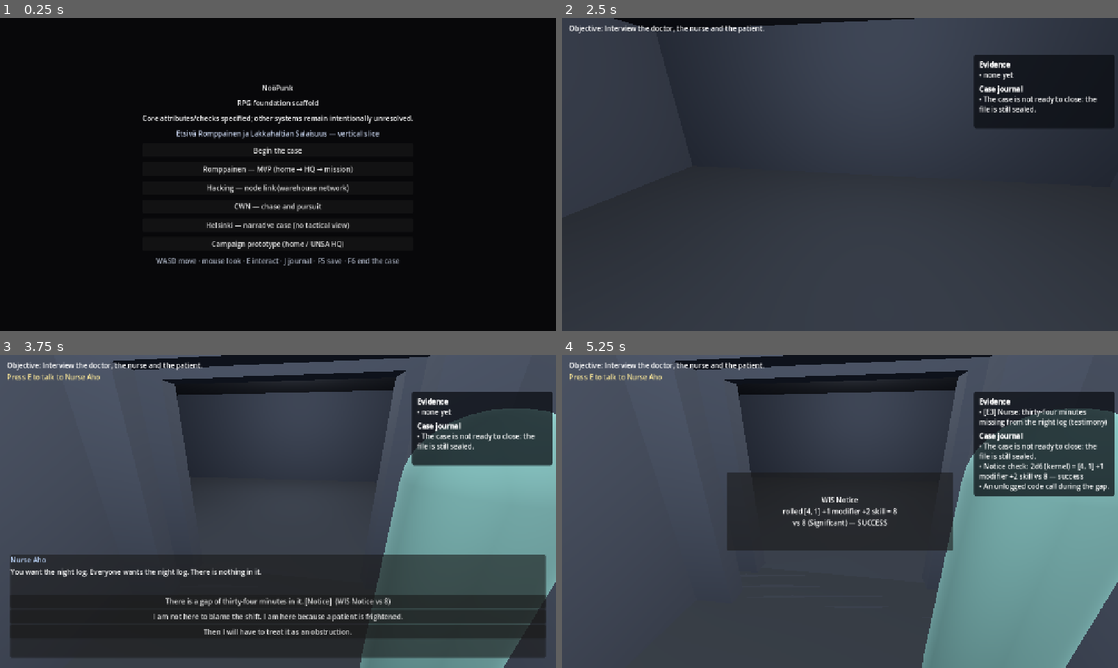
Above: before the commit, frames 1-4 (two rows, left to right).
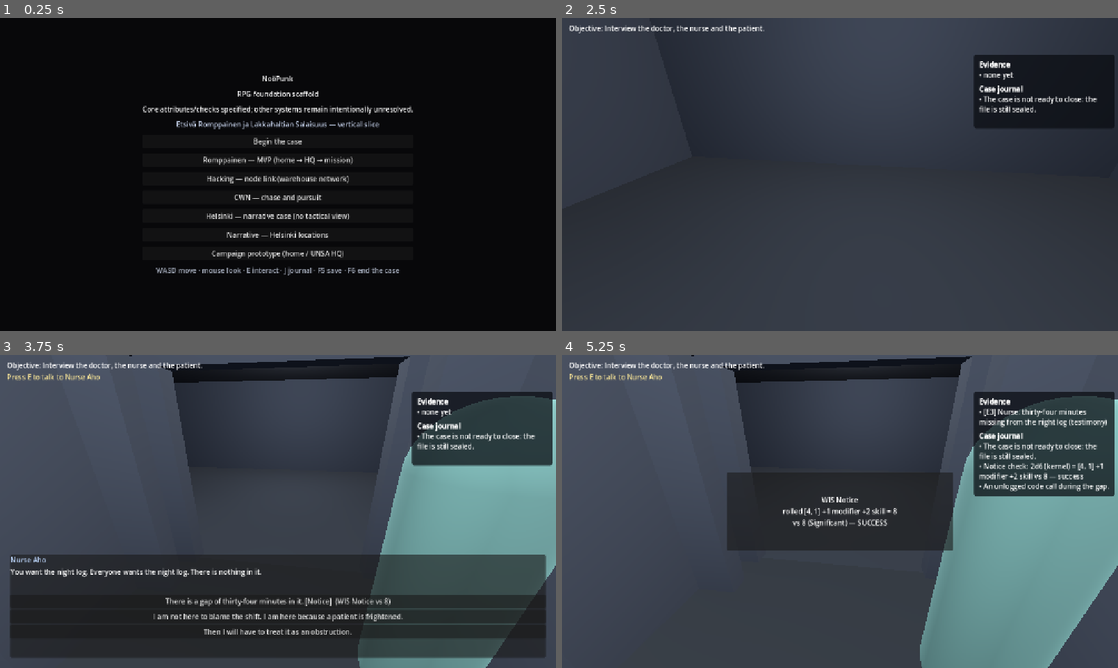
Above: after the commit, the same moments.

Repository: TomiToivio/NooPunk
Game: Godot game, scene res://scenes/main.tscn
Same seed, same stepped clock (60 frames per second), same inputs: the game is played once before the commit and once after it.
Inputs (mouse positions are in pixels of both pictures, inside the frame that each line leads up to):
- Up to frame 1 (0.25 s): no input
- Up to frame 2 (2.5 s): click "Begin the case" at 0.5 s; tap Enter at 1.25 s; move the mouse to (867, 174) at 1.27 s; hold F6 (end_case) 1.28-2.03 s; hold W (move_forward) from 1.28 s (still down); tap Space at 1.52, 2, 2.27 s; move the mouse to (812, 174) at 2.02 s; tap E (interact) at 2.1 s
- Up to frame 3 (3.75 s): tap E (interact) at 2.75, 3.5 s; move the mouse to (289, 505) at 2.77 s; hold J (toggle_journal) 2.78-3.5 s; release W (move_forward) at 3.5 s; drag from (250, 574) to (111, 464) at 3.52 s
- Up to frame 4 (5.25 s): click "There is a gap of thirty-four…" at 4.25 s; click "End the conversation" at 5 s

The runs differ from the first frame. In frame 1, 6.8% of the frame differs, in the area x 25-75%, y 18-83%; in frame 2, 1.1%; in frame 3, 5.9%; in frame 4, 6.2%.

Commit message:
feat(#897): the location screen - first playable surface of the narrative campaign
The model layer had no way for a player to reach it. This adds scenes/narrative/location_screen.tscn and its screen, reachable from the main menu as 'Narrative - Helsinki locations'.

The screen draws what the model decides: the map owns discovery and travel legality, the notebook owns clues, the theme owns colour. The screen itself never invents an outcome - an action with no model behind it says 'not yet wired' rather than pretending something happened.

Two real bugs found while testing it, both of which would have shipped: queue_free() is deferred, so rebuilding the action and travel lists in the same frame left the old buttons beside the new ones and every list doubled - the lists now free immediately; and the menu's new button collided with an existing variable, which GDScript reported as a parse error only in a windowed run, not in the headless suite.

Verified: 1459 Godot checks 0 failed (14 new screen checks); windowed launch clean with no script errors.

Diff:
--- a/godot/tests/run_tests.gd
+++ b/godot/tests/run_tests.gd
@@ -39,6 +39,7 @@
 	"res://godot/tests/test_cwn_catalogue.gd",
 	"res://godot/tests/test_noopunk_psyche.gd",
 	"res://godot/tests/test_narrative_897.gd",
+	"res://godot/tests/test_location_screen.gd",
 	"res://godot/tests/test_cwn_vanilla.gd",
 	"res://godot/tests/test_cwn_vehicles.gd",
 	"res://godot/tests/test_cwn_srd_vehicles.gd",
--- /dev/null
+++ b/godot/tests/test_location_screen.gd
@@ -0,0 +1,74 @@
+## The location screen: does a player actually reach the map and the notebook (#897 §4)?
+extends RefCounted
+
+const Screen := preload("res://godot/ui/location_screen.gd")
+const Map := preload("res://godot/narrative/location_map.gd")
+const Notebook := preload("res://godot/narrative/investigation.gd")
+
+
+func _eq(name: String, actual: Variant, expected: Variant) -> Array:
+	return [name, actual == expected, "got %s; expected %s" % [str(actual), str(expected)]]
+
+
+func _screen(flags: Dictionary = {}) -> Object:
+	var file := FileAccess.open("res://data/world/lakkahaltia_clues.json", FileAccess.READ)
+	var data: Variant = JSON.parse_string(file.get_as_text()) if file != null else {}
+	var screen: Object = Screen.new()
+	screen.setup(Map.from_data(Map.load_data()), Notebook.from_data(data if data is Dictionary else {}), flags)
+	return screen
+
+
+func run() -> Array:
+	var rows: Array = []
+	var screen := _screen({"case_opened": true})
+	rows.append(_eq("the screen names the current place", screen._title.text, "UNSA Helsinki HQ"))
+	rows.append(_eq("the district is shown", screen._district.text != "", true))
+	rows.append(_eq("actions are offered", screen._actions.get_child_count() > 0, true))
+	rows.append(_eq("travel destinations are drawn", screen._travel.get_child_count() > 1, true))
+	rows.append(_eq("the travel list has no duplicates after a refresh",
+		screen._travel.get_child_count() == _travellable(screen) + 1, true))
+	rows.append(_eq("the status line counts visits", screen._status.text.contains("visited"), true))
+
+	# travel updates the screen, not just the model
+	screen._on_travel("home")
+	rows.append(_eq("travel moves the title", screen._title.text, "Your flat"))
+	rows.append(_eq("travel is logged", screen._log.get_parsed_text().contains("arrived"), true))
+	rows.append(_eq("the current place is not offered as a destination",
+		_travel_disabled(screen, "home"), true))
+
+	# an undiscovered place cannot be reached from the UI either
+	screen._on_travel("container_yard")
+	rows.append(_eq("an undiscovered place is refused", screen._log.get_parsed_text().contains("cannot travel"), true))
+
+	# investigate is conditional on a lead, in the screen as in the model
+	var no_lead := _screen({"case_opened": true})
+	rows.append(_eq("no investigate without a lead", _has_action(no_lead, "investigate"), false))
+	var with_lead := _screen({"case_opened": true, "has_lead": true})
+	with_lead._on_travel("harbour")  # investigate lives at the harbour, not at HQ
+	rows.append(_eq("investigate appears with a lead", _has_action(with_lead, "investigate"), true))
+
+	# placeholder actions admit they are placeholders rather than faking an outcome
+	with_lead._on_action("investigate")
+	rows.append(_eq("a placeholder says so", with_lead._log.get_parsed_text().contains("not yet wired"), true))
+
+	# the notebook is visible to the player
+	rows.append(_eq("leads are shown", with_lead._clues.text.contains("leads"), true))
+	return rows
+
+
+func _travellable(screen: Object) -> int:
+	return screen.map.visible(screen.flags).size()
+
+
+func _has_action(screen: Object, name: String) -> bool:
+	for child in screen._actions.get_children():
+		if String(child.text) == name:
+			return true
+	return false
+
+
+func _travel_disabled(screen: Object, node_id: String) -> bool:
+	for child in screen._travel.get_children():
+		if child is Button and String(screen.map.nodes[node_id].get("name", "")) in String(child.text):
+			return bool(child.disabled)
+	return false
--- /dev/null
+++ b/godot/ui/location_screen.gd
@@ -0,0 +1,158 @@
+## Location screen — the first playable surface of the narrative campaign (#897 §4).
+##
+## Presentation and input only. The map, the notebook and the palette decide everything; this screen asks
+## them and draws the answer. If a rule is enforced here instead of in the model, it is in the wrong place.
+##
+## Built in `setup()` rather than `_ready()` for the same reason every other screen in this project is:
+## a `--script` runner adds nodes before the main loop starts, so `_ready` never fires and a test would see
+## an empty screen while a window showed a full one.
+extends Control
+
+const Map := preload("res://godot/narrative/location_map.gd")
+const Notebook := preload("res://godot/narrative/investigation.gd")
+const Tokens := preload("res://godot/ui/noopunk_theme.gd")
+
+var map: Object = null
+var book: Object = null
+var flags: Dictionary = {}
+
+var _built := false
+var _title: Label
+var _district: Label
+var _actions: VBoxContainer
+var _travel: VBoxContainer
+var _log: RichTextLabel
+var _clues: Label
+var _status: Label
+
+
+func setup(location_map: Object, notebook: Object, campaign_flags: Dictionary = {}) -> void:
+	map = location_map
+	book = notebook
+	flags = campaign_flags
+	_build()
+	_refresh()
+
+
+func _ready() -> void:
+	if not _built:
+		_build()
+		_refresh()
+
+
+func _build() -> void:
+	if _built:
+		return
+	_built = true
+	set_anchors_preset(Control.PRESET_FULL_RECT)
+
+	var theme_builder := Tokens.new()
+	theme = theme_builder.build()
+
+	var background := ColorRect.new()
+	background.set_anchors_preset(Control.PRESET_FULL_RECT)
+	background.color = theme_builder.color("ink")
+	background.mouse_filter = Control.MOUSE_FILTER_IGNORE
+	add_child(background)
+
+	_title = Label.new()
+	_title.position = Vector2(24, 18)
+	_title.add_theme_font_size_override("font_size", 28)
+	add_child(_title)
+
+	_district = Label.new()
+	_district.position = Vector2(24, 52)
+	add_child(_district)
+
+	_status = Label.new()
+	_status.position = Vector2(24, 78)
+	add_child(_status)
+
+	_actions = VBoxContainer.new()
+	_actions.position = Vector2(24, 120)
+	_actions.custom_minimum_size = Vector2(320, 200)
+	add_child(_actions)
+
+	_travel = VBoxContainer.new()
+	_travel.position = Vector2(380, 120)
+	_travel.custom_minimum_size = Vector2(300, 240)
+	add_child(_travel)
+
+	_clues = Label.new()
+	_clues.position = Vector2(380, 380)
+	_clues.autowrap_mode = TextServer.AUTOWRAP_WORD_SMART
+	_clues.custom_minimum_size = Vector2(300, 80)
+	add_child(_clues)
+
+	_log = RichTextLabel.new()
+	_log.position = Vector2(24, 400)
+	_log.custom_minimum_size = Vector2(660, 140)
+	_log.bbcode_enabled = false
+	_log.scroll_active = true
+	add_child(_log)
+
+
+func _refresh() -> void:
+	if map == null:
+		return
+	var node: Dictionary = map.nodes.get(map.current, {})
+	_title.text = String(node.get("name", "unknown place"))
+	_district.text = String(node.get("district", ""))
+	_status.text = "visited %d · clues %d" % [map.visited.size(), book.count() if book else 0]
+	_clues.text = "leads: " + (", ".join(book.open_leads()) if book and book.open_leads().size() > 0
+		else "none")
+
+	# Free immediately, not deferred: `queue_free()` waits for the frame to end, so a rebuild in the same
+	# frame leaves the old buttons in place beside the new ones and every list doubles.
+	for child in _actions.get_children():
+		_actions.remove_child(child)
+		child.free()
+	for action in map.actions_at(map.current, flags):
+		var button := Button.new()
+		button.text = String(action)
+		button.pressed.connect(_on_action.bind(String(action)))
+		_actions.add_child(button)
+
+	for child in _travel.get_children():
+		_travel.remove_child(child)
+		child.free()
+	var heading := Label.new()
+	heading.text = "Travel"
+	_travel.add_child(heading)
+	for place in map.visible(flags):
+		var button := Button.new()
+		button.text = "%s (%s)" % [String(place.get("name", "")), String(place.get("district", ""))]
+		button.disabled = String(place.get("id", "")) == map.current
+		button.pressed.connect(_on_travel.bind(String(place.get("id", ""))))
+		_travel.add_child(button)
+
+
+func _on_travel(node_id: String) -> void:
+	var result: Dictionary = map.travel_to(node_id, flags)
+	if not bool(result.get("ok", false)):
+		_append("cannot travel: " + String(result.get("reason", "?")))
+	else:
+		_append("arrived at " + String(map.nodes[node_id].get("name", node_id)))
+	_refresh()
+
+
+func _on_action(action: String) -> void:
+	# The screen does not invent outcomes. An action either has a model behind it or it is a placeholder,
+	# and placeholders say so rather than pretending something happened.
+	match action:
+		"investigate":
+			_append("investigation: pick a lead in the notebook (not yet wired to a scene)")
+		"interview":
+			_append("interview: dialogue runner not yet wired to this screen")
+		"rest", "recover":
+			_append("recovered at " + String(map.nodes[map.current].get("name", "")))
+		"travel":
+			_append("choose a destination from the travel list")
+		_:
+			_append("%s: no model wired yet" % action)
+	_refresh()
+
+
+func _append(line: String) -> void:
+	if _log != null:
+		_log.append_text(line + "\n")
--- a/godot/ui/main_menu.gd
+++ b/godot/ui/main_menu.gd
@@ -61,6 +61,23 @@
 		get_tree().change_scene_to_file("res://godot/ui/narrative_screen.tscn"))
 	stack.add_child(narrative)
 
+	# #897 §4: the narrative campaign's first playable surface.
+	var locations_button := Button.new()
+	locations_button.text = "Narrative — Helsinki locations"
+	locations_button.pressed.connect(func() -> void:
+		var screen: Node = load("res://scenes/narrative/location_screen.tscn").instantiate()
+		var map_script: Script = load("res://godot/narrative/location_map.gd")
+		var book_script: Script = load("res://godot/narrative/investigation.gd")
+		var parsed: Variant = JSON.parse_string(FileAccess.get_file_as_string(
+			"res://data/world/lakkahaltia_clues.json"))
+		var clues: Dictionary = parsed if parsed is Dictionary else {}
+		screen.setup(map_script.from_data(map_script.load_data()),
+			book_script.from_data(clues),
+			{"case_opened": true, "has_lead": true})
+		get_tree().root.add_child(screen)
+		get_tree().current_scene = screen)
+	stack.add_child(locations_button)
+
 	# The campaign is an existing feature of the same root Godot project.
 	# Keep it accessible here rather than requiring agents to maintain a rival title scene.
 	var campaign := Button.new()
--- /dev/null
+++ b/scenes/narrative/location_screen.tscn
@@ -0,0 +1,12 @@
+[gd_scene load_steps=2 format=3]
+
+[ext_resource type="Script" path="res://godot/ui/location_screen.gd" id="1_loc"]
+
+[node name="LocationScreen" type="Control"]
+layout_mode = 3
+anchors_preset = 15
+anchor_right = 1.0
+anchor_bottom = 1.0
+grow_horizontal = 2
+grow_vertical = 2
+script = ExtResource("1_loc")
Not shown, added: godot/tests/test_location_screen.gd.uid
Not shown, added: godot/ui/location_screen.gd.uid
